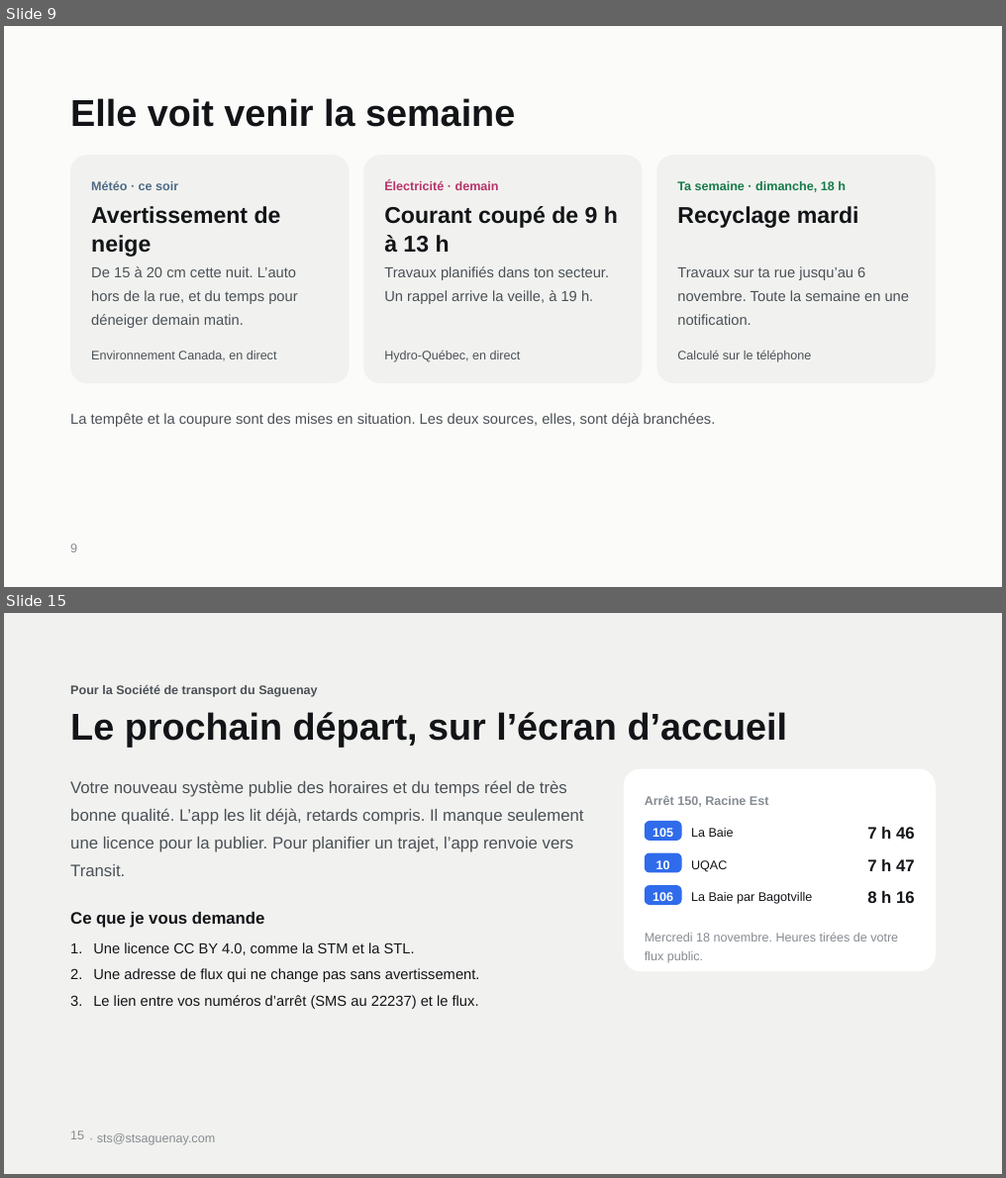
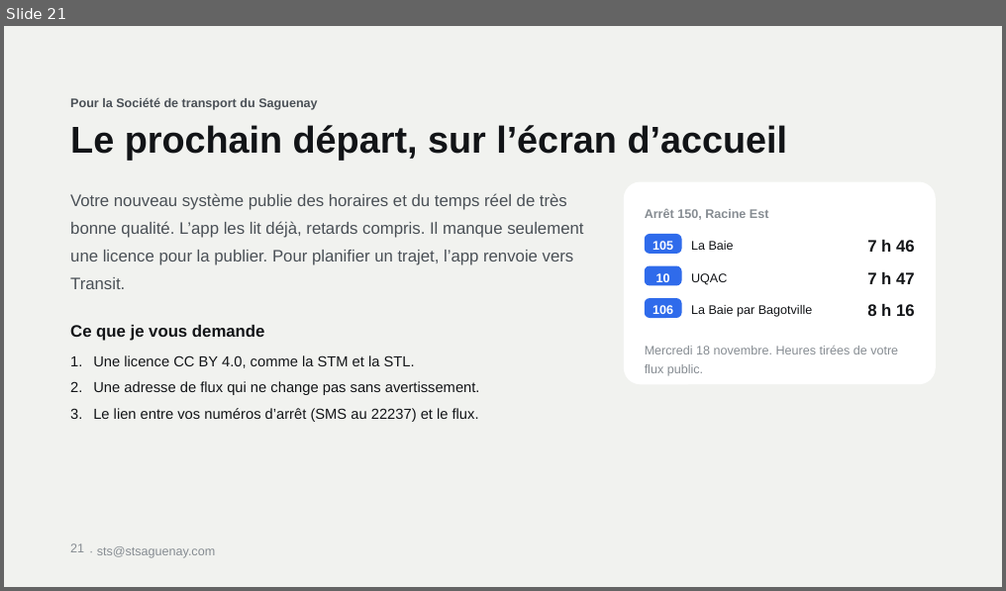
Before and after one commit to gotflo/saguenay_aujourdhui, a slide deck: Saguenay-Aujourdhui.pptx. Shown one above the other, each under a label of ours: slides 9 and 15 before the commit, slide 21 after it; the slides between them are not shown. The pictures are 1006x1178 and 1006x591 pixels, drawn with LibreOffice and Linux fonts; fonts in the diff are those of the drawing. Boxes give left, top, right and bottom in pixels: in the first picture for what was removed or moved away, otherwise in the second. Text is boxed around its words. In the diff, an @@ line names an element or a change of style, - is before the commit and + after.

Commit message:
Une présentation qui se comprend sans présentateur
24 diapos avec de vraies captures de l'app : l'essentiel en 30 secondes,
les maisons éparpillées, ce qui est nouveau, les douze sources, le widget,
les alertes, les travaux et voies fermées, l'achalandage des urgences, le
bus, l'assistant, les proches et ce que l'app évite au quotidien.

```diff
--- a/Saguenay-Aujourdhui.pptx
+++ b/Saguenay-Aujourdhui.pptx
@@ slide 9 removed at (x1=4, y1=26, x2=1002, y2=587), background #FBFBF9 @@
@@ title removed at (x1=70, y1=98, x2=515, y2=127) @@
-Elle voit venir la semaine
@@ rounded rectangle removed at (x1=70, y1=155, x2=350, y2=383) @@
@@ rounded rectangle removed at (x1=364, y1=155, x2=643, y2=383) @@
@@ rounded rectangle removed at (x1=656, y1=155, x2=936, y2=383) @@
@@ text removed at (x1=91, y1=181, x2=178, y2=190) @@
-Météo · ce soir
@@ text removed at (x1=384, y1=180, x2=499, y2=190) @@
-Électricité · demain
@@ text removed at (x1=677, y1=181, x2=846, y2=192) @@
-Ta semaine · dimanche, 18 h
@@ text removed at (x1=91, y1=206, x2=281, y2=257) @@
-Avertissement de neige
@@ text removed at (x1=384, y1=206, x2=618, y2=253) @@
-Courant coupé de 9 h à 13 h
@@ text removed at (x1=677, y1=206, x2=859, y2=228) @@
-Recyclage mardi
@@ text removed at (x1=91, y1=267, x2=297, y2=328) @@
-De 15 à 20 cm cette nuit. L’auto hors de la rue, et du temps pour déneiger demain matin.
@@ text removed at (x1=384, y1=267, x2=610, y2=304) @@
-Travaux planifiés dans ton secteur. Un rappel arrive la veille, à 19 h.
@@ text removed at (x1=677, y1=267, x2=910, y2=325) @@
-Travaux sur ta rue jusqu’au 6 novembre. Toute la semaine en une notification.
@@ text removed at (x1=91, y1=351, x2=277, y2=362) @@
-Environnement Canada, en direct
@@ text removed at (x1=384, y1=351, x2=521, y2=363) @@
-Hydro-Québec, en direct
@@ text removed at (x1=677, y1=351, x2=811, y2=363) @@
-Calculé sur le téléphone
@@ text removed at (x1=70, y1=413, x2=716, y2=427) @@
-La tempête et la coupure sont des mises en situation. Les deux sources, elles, sont déjà branchées.
@@ page number removed at (x1=70, y1=544, x2=77, y2=553) @@
-9
@@ what was slide 15 is now slide 21 @@
@@ page number at (x1=70, y1=544, x2=84, y2=553): text changed @@
-15
+21
```
Also in this commit, not shown: 4 slides changed, 17 slides added, 10 other slides removed.
